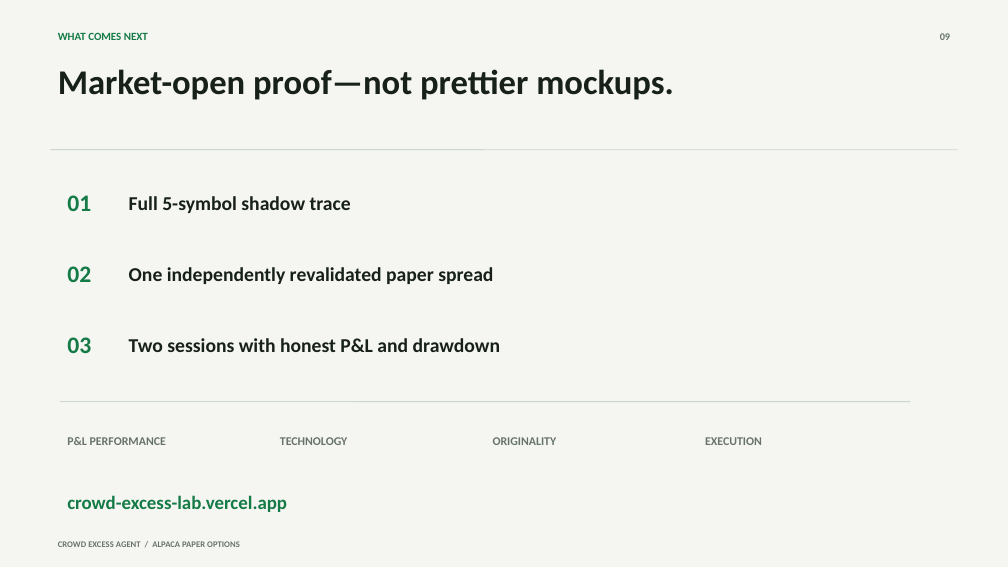
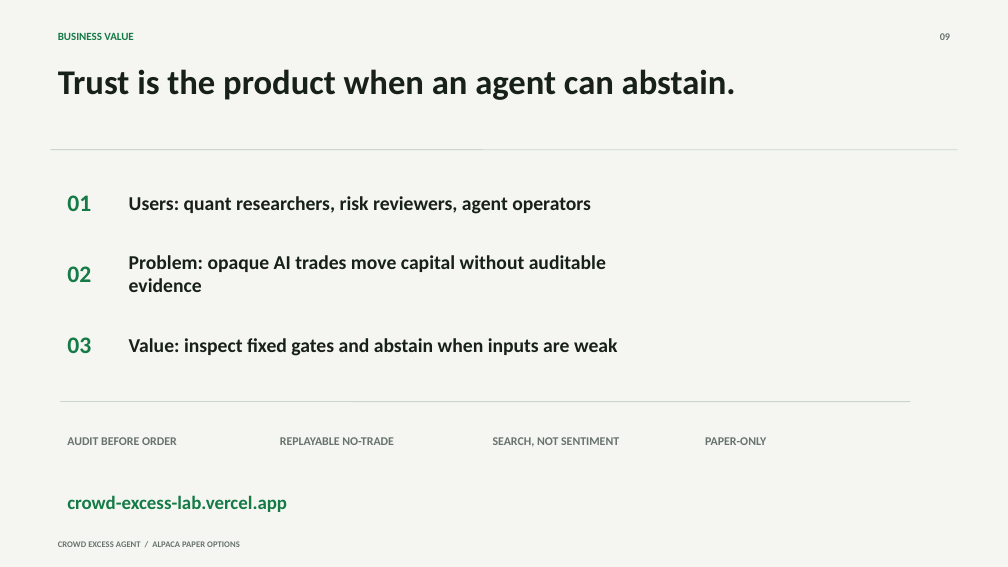
Before and after one commit to Kachii1020/crowd-excess-lab, a slide deck: slide 9 of submission/crowd-excess-pitch-deck.pptx. Drawn at 1008x567 pixels with LibreOffice and Linux fonts; fonts in the diff are those of the drawing. Boxes give left, top, right and bottom in pixels: in the first picture for what was removed or moved away, otherwise in the second. Text is boxed around its words. In the diff, an @@ line names an element or a change of style, - is before the commit and + after.

Commit message:
feat: finalize submission safety and evidence

```diff
--- a/submission/crowd-excess-pitch-deck.pptx
+++ b/submission/crowd-excess-pitch-deck.pptx
@@ text at bbox=[58, 33, 133, 40]: text changed @@
-WHAT COMES NEXT
+BUSINESS VALUE
@@ text at bbox=[58, 69, 736, 100]: text changed @@
-Market-open proof—not prettier mockups.
+Trust is the product when an agent can abstain.
@@ text at bbox=[129, 196, 591, 214]: text changed @@
-Full 5-symbol shadow trace
+Users: quant researchers, risk reviewers, agent operators
@@ text at bbox=[129, 255, 606, 292]: text changed @@
-One independently revalidated paper spread
+Problem: opaque AI trades move capital without auditable evidence
@@ text at bbox=[129, 338, 617, 356]: text changed @@
-Two sessions with honest P&L and drawdown
+Value: inspect fixed gates and abstain when inputs are weak
@@ text at bbox=[67, 437, 177, 445]: text changed @@
-P&L PERFORMANCE
+AUDIT BEFORE ORDER
@@ text at bbox=[280, 437, 394, 445]: text changed @@
-TECHNOLOGY
+REPLAYABLE NO-TRADE
@@ text at bbox=[493, 437, 619, 447]: text changed @@
-ORIGINALITY
+SEARCH, NOT SENTIMENT
@@ text at bbox=[705, 437, 766, 445]: text changed @@
-EXECUTION
+PAPER-ONLY
```
Also in this commit, not shown: 3 other slides changed, 31 other files.
